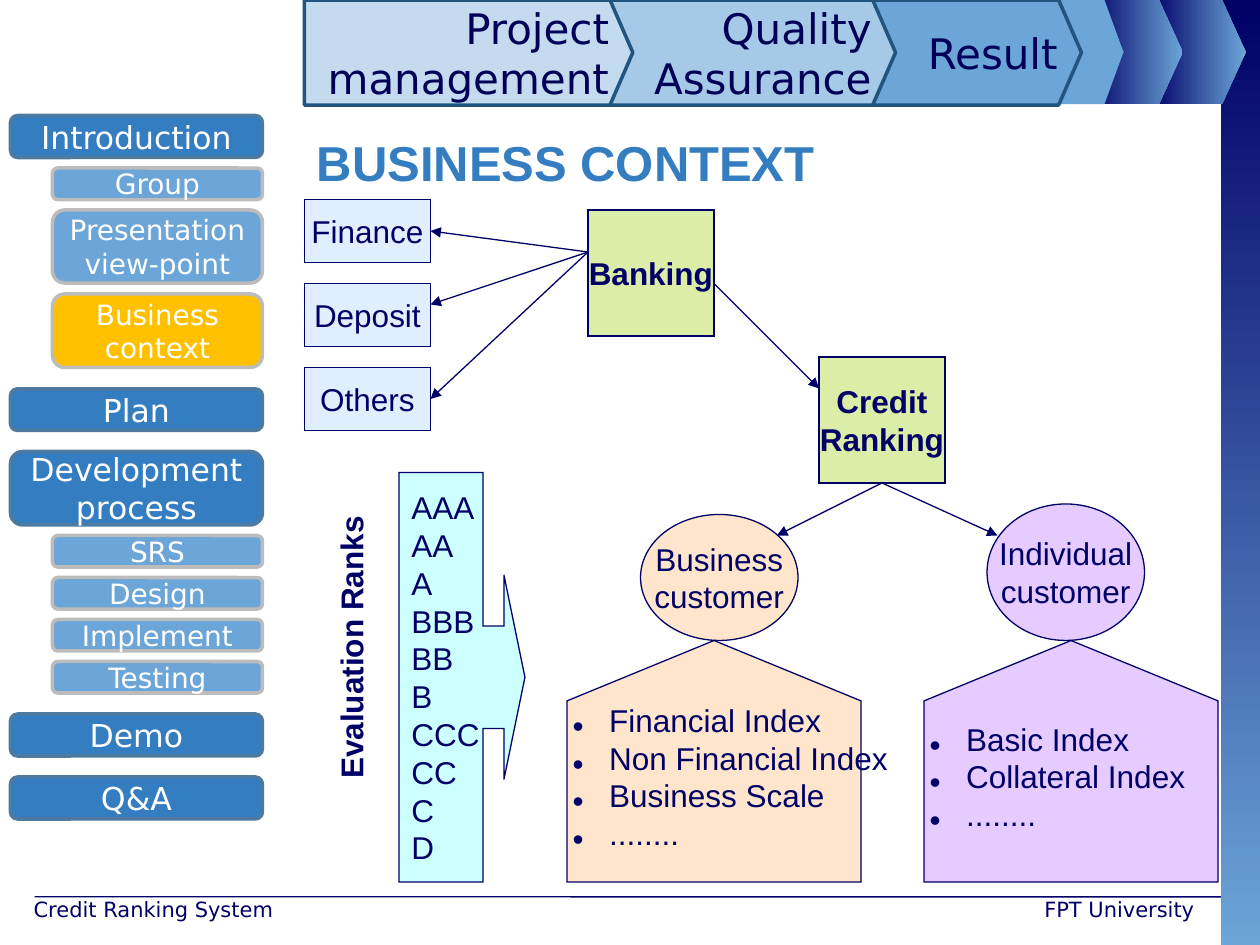
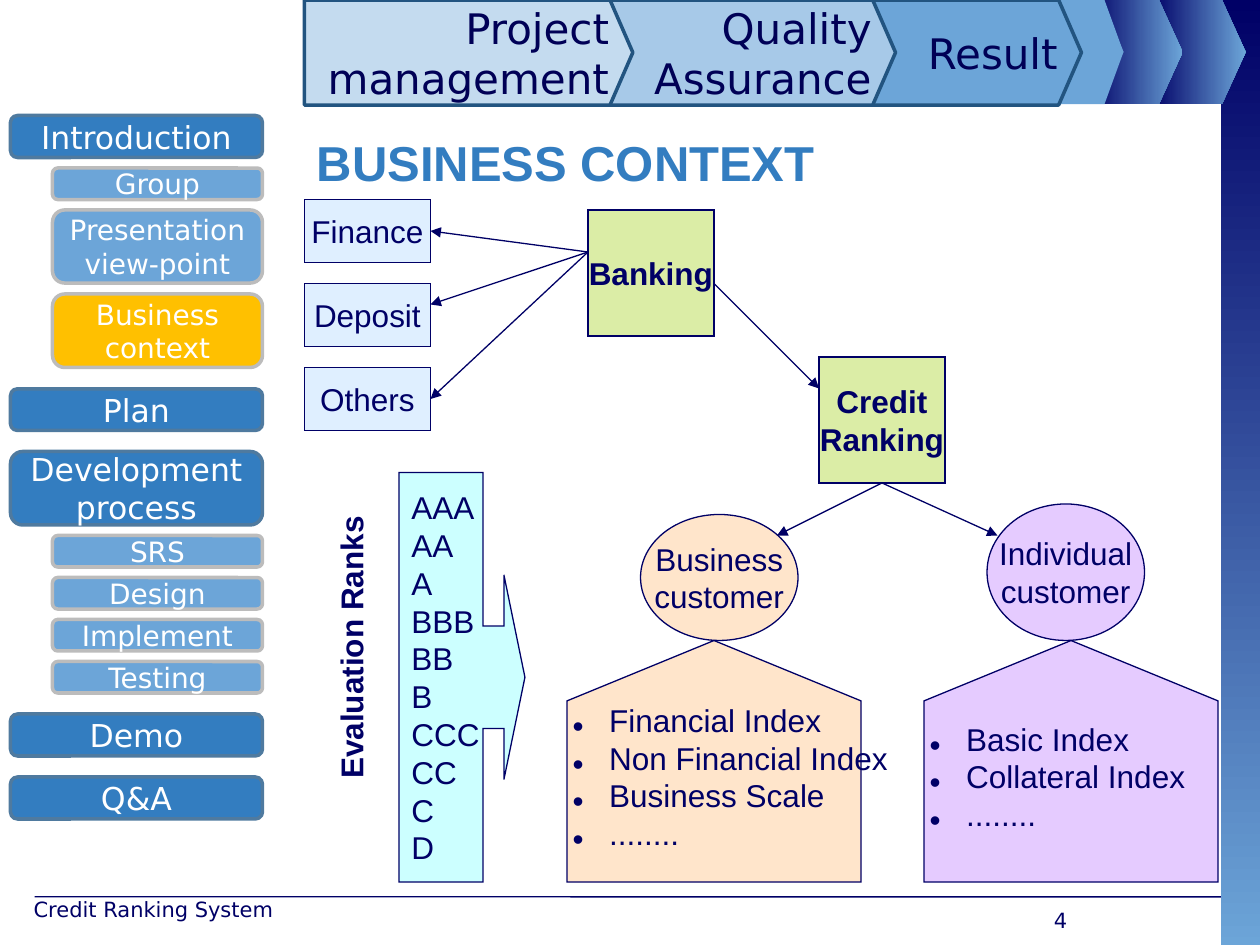
Before and after one commit to maily89/fbdm, a slide deck: slide 4 of Deliverables/FBD - slide.pptx (slide 5 before the commit). Drawn at 1260x945 pixels with LibreOffice and Linux fonts; fonts in the diff are those of the drawing; background and template pictures are left out. Boxes give left, top, right and bottom in pixels: in the first picture for what was removed or moved away, otherwise in the second. Text is boxed around its words. In the diff, an @@ line names an element or a change of style, - is before the commit and + after.

```diff
--- a/Deliverables/FBD - slide.pptx
+++ b/Deliverables/FBD - slide.pptx
@@ text removed at (x1=1044, y1=901, x2=1194, y2=922) @@
-FPT University
@@ page number added at (x1=1054, y1=912, x2=1067, y2=928), 12 pt, text #000066 @@
+4
```
Also in this commit, not shown: 39 other slides changed, 4 slides removed, 20 other files.
